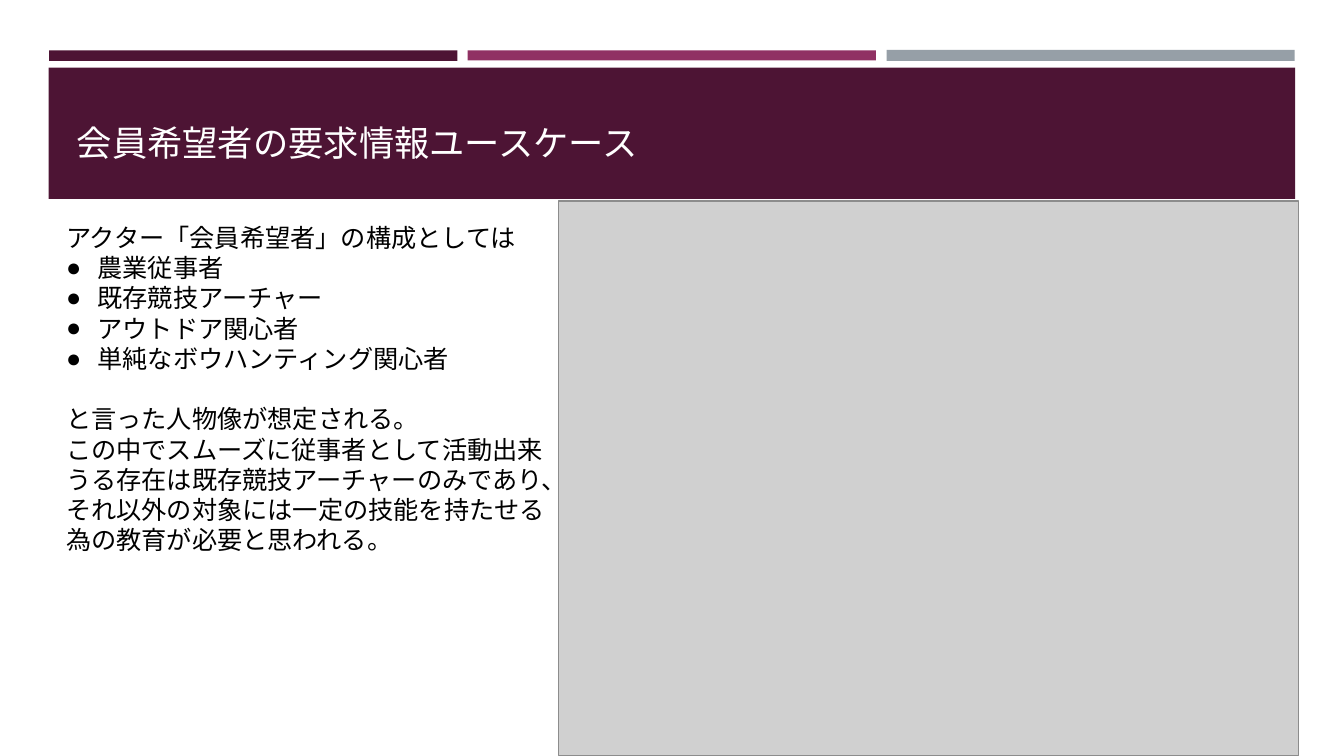
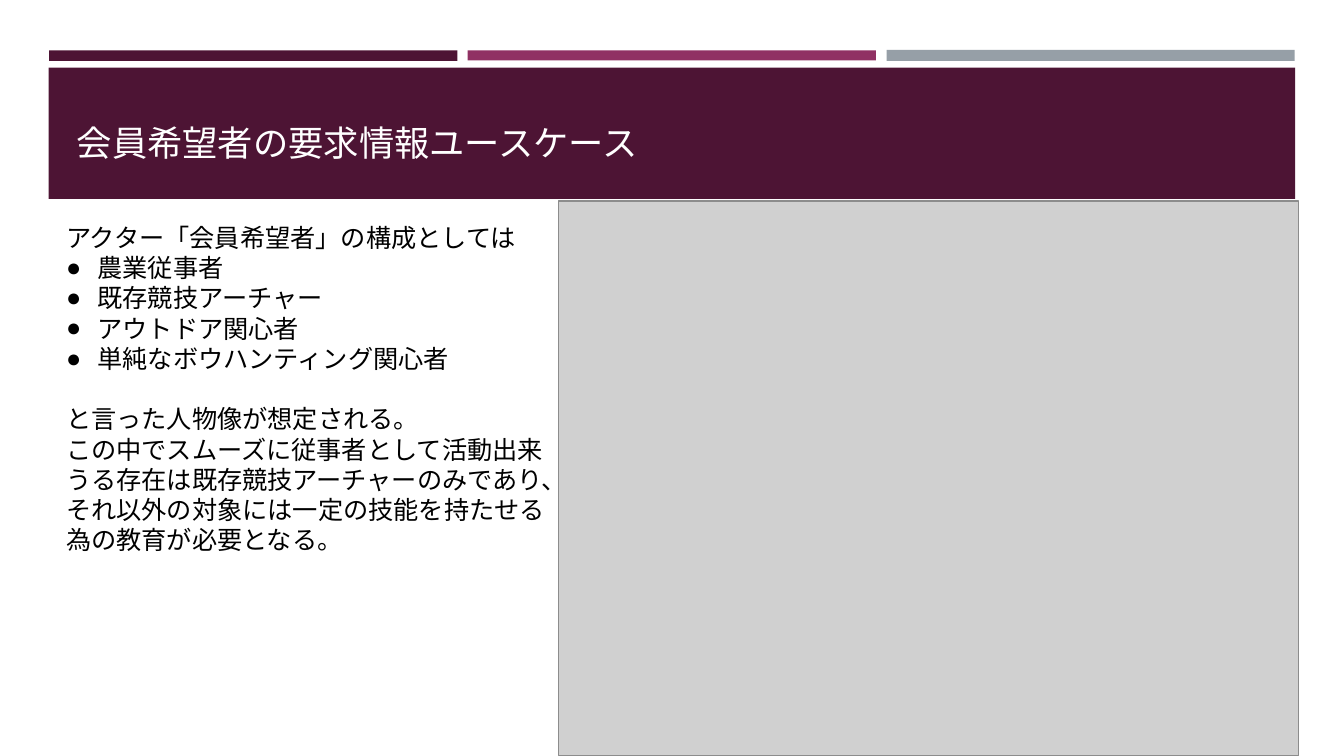
Before and after one commit to MasatoArai/subsidy, a slide deck: slide 2 of 団体加入希望者の要求情報とその提供手法.pptx. Drawn at 1344x756 pixels with LibreOffice and Linux fonts; fonts in the diff are those of the drawing; grey boxes stand for pictures. Boxes give left, top, right and bottom in pixels: in the first picture for what was removed or moved away, otherwise in the second. Text is boxed around its words. In the diff, an @@ line names an element or a change of style, - is before the commit and + after.

Commit message:
文言修正。エージェント活動追加

```diff
--- a/団体加入希望者の要求情報とその提供手法.pptx
+++ b/団体加入希望者の要求情報とその提供手法.pptx
@@ text at (66, 437, 567, 551): text changed @@
-この中でスムーズに従事者として活動出来うる存在は既存競技アーチャーのみであり、それ以外の対象には一定の技能を持たせる為の教育が必要と思われる。
+この中でスムーズに従事者として活動出来うる存在は既存競技アーチャーのみであり、それ以外の対象には一定の技能を持たせる為の教育が必要となる。
```
Also in this commit, not shown: 3 other slides changed, 1 slide added, 2 other files.
